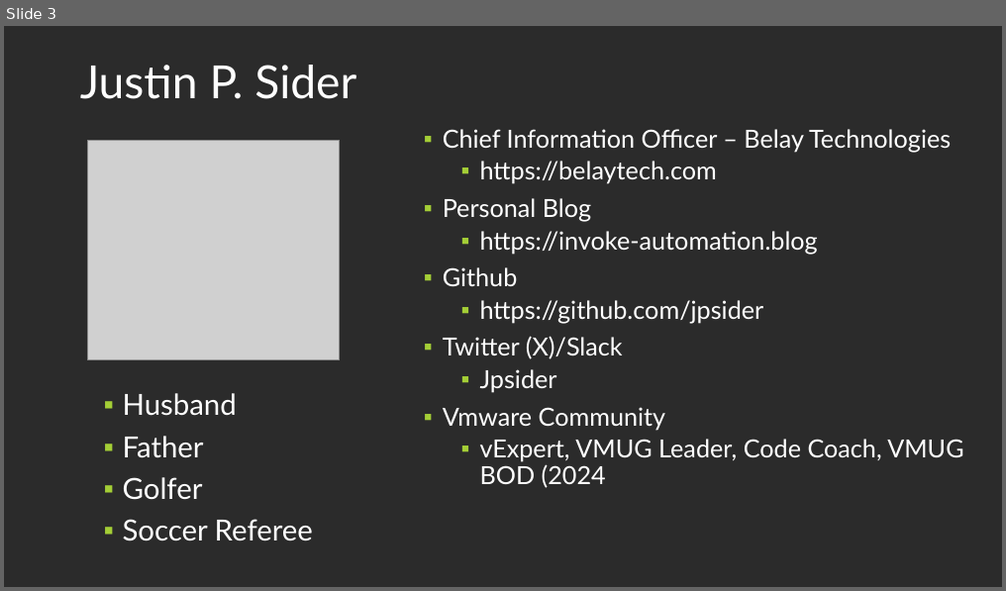
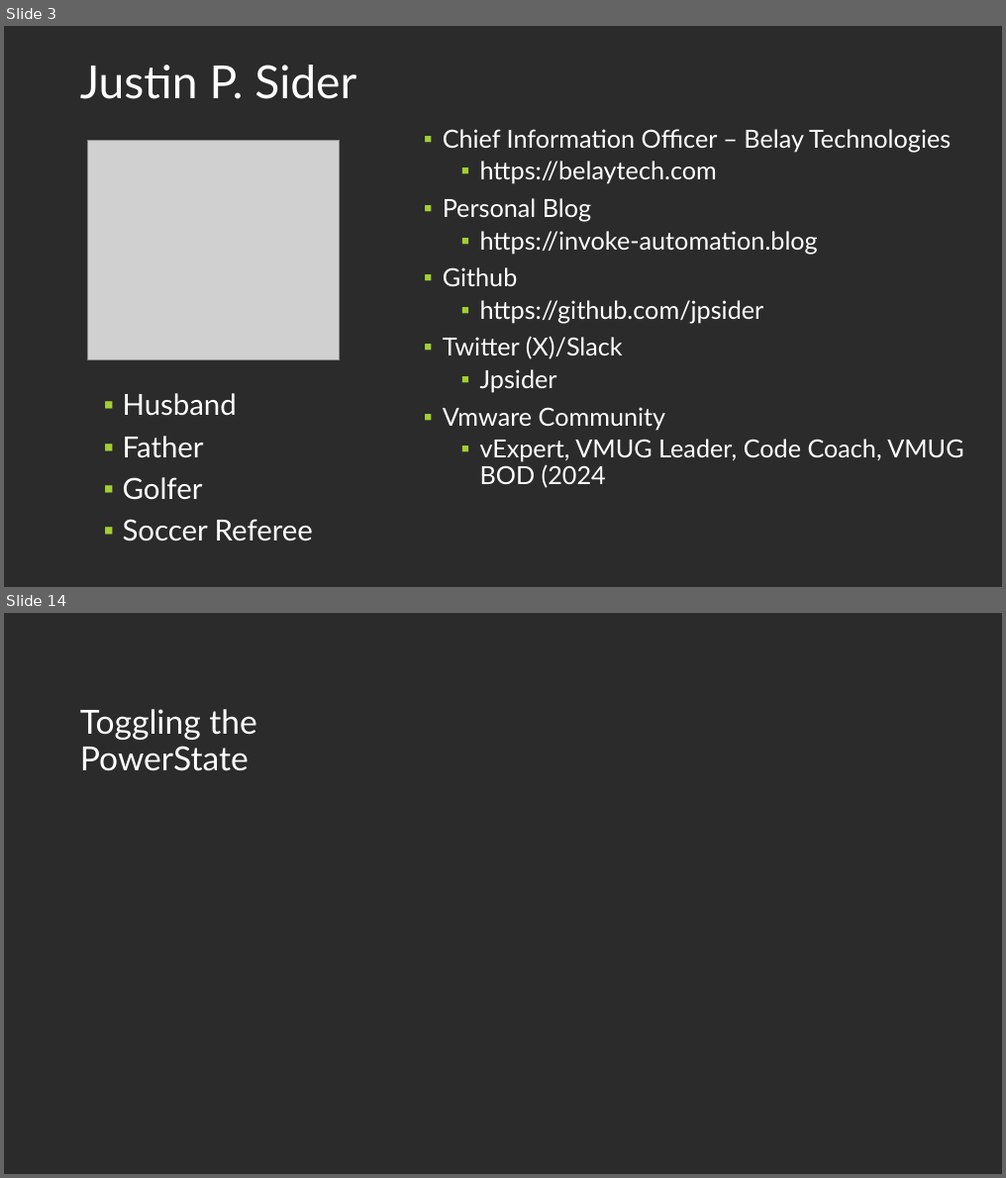
Before and after one commit to jpsider/Invoke-Automation, a slide deck: Powercli/PDX_VMUG_2023/UserCon-PPT-2023.pptx. Shown one above the other, each under a label of ours: slide 3 before the commit, slides 3 and 14 after it; the slides between them are not shown. The pictures are 1006x591 and 1006x1178 pixels, drawn with LibreOffice and Linux fonts; fonts in the diff are those of the drawing; grey boxes stand for pictures; background and template pictures are left out; a plain dark background stands for a picture behind light text. Boxes give left, top, right and bottom in pixels: in the first picture for what was removed or moved away, otherwise in the second. Text is boxed around its words. In the diff, an @@ line names an element or a change of style, - is before the commit and + after.

```diff
--- a/Powercli/PDX_VMUG_2023/UserCon-PPT-2023.pptx
+++ b/Powercli/PDX_VMUG_2023/UserCon-PPT-2023.pptx
@@ slide 14 added at (x1=4, y1=613, x2=1002, y2=1174), background picture (left out) @@
@@ title added at (x1=80, y1=709, x2=257, y2=771), 32 pt, text #FFFFFF @@
+Toggling the PowerState
```
Also in this commit, not shown: 1 slide changed, 11 other slides added, 4 slides removed, 1 other file.
